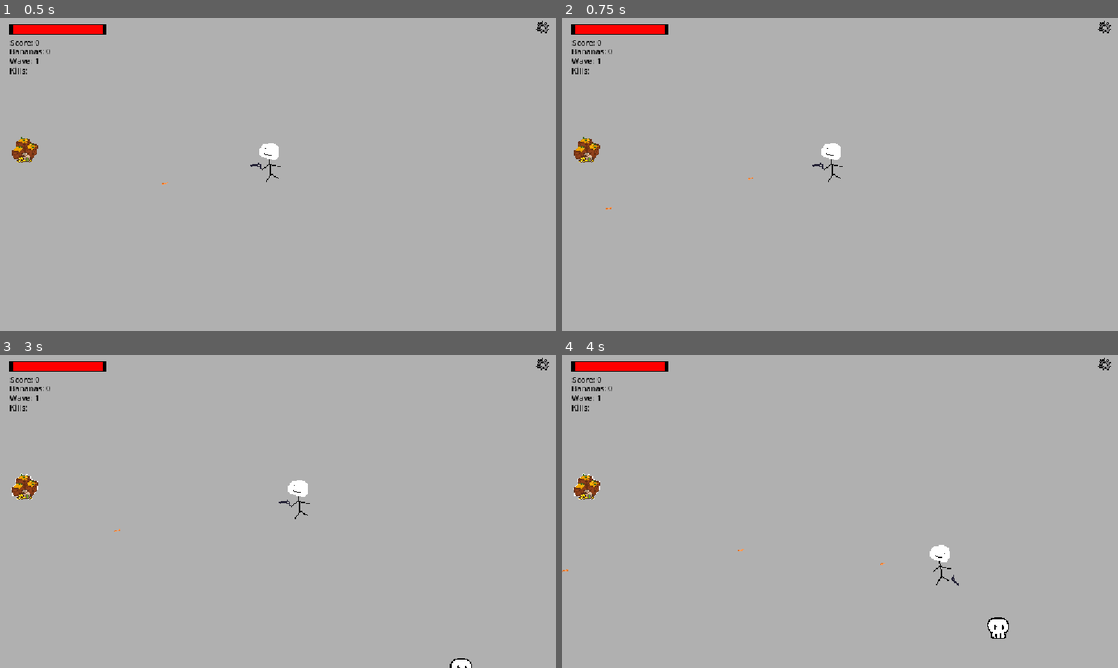
Above: before the commit, frames 1-4 (two rows, left to right).
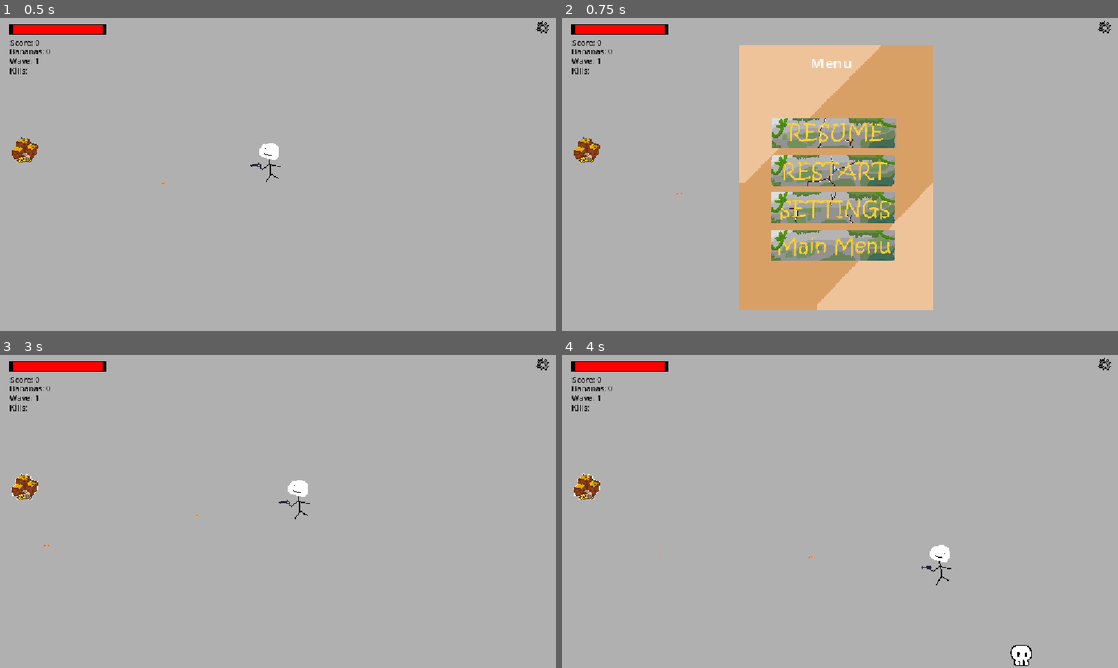
Above: after the commit, the same moments.

Repository: xjamal21/bullet-heaven-game-
Game: Godot game, scene res://tscnfiles/main_game.tscn
The game is run twice, just before and just after one commit, with the same random seed, the same clock (stepped at 60 frames per second) and the same inputs.
Inputs (mouse positions are in pixels of both pictures, inside the frame that each line leads up to):
- Up to frame 1 (0.5 s): no input
- Up to frame 2 (0.75 s): click (1106, 27) at 0.52 s
- Up to frame 3 (3 s): click (544, 364) at 1.27 s; click (22, 486) at 2 s; tap Enter at 2.75 s; hold D (move_right) from 2.78 s (still down)
- Up to frame 4 (4 s): release D (move_right) at 3.53 s; hold S (move_down) from 3.53 s (still down)

Frame 1 is identical in both runs. In frame 2, 27% of the frame differs, in the area x 7-67%, y 8-94%; in frame 3, 0.1%; in frame 4, 0.5%.

Commit message:
LMFAOFAOFOAFOAFOAOFOAFOA
LMAOFOFOAOFAOFOAFOAFOAOFAOFOA

Diff:
--- a/tscnfiles/game_over.gd
+++ b/gdscripts/game_over.gd
@@ -8,4 +8,5 @@
 	self.show()
 
 func _on_restart_pressed() -> void:
-	get_tree().reload_current_scene()
+	get_tree().paused = false
+	get_tree().change_scene_to_file("res://tscnfiles/main_game.tscn")
--- /dev/null
+++ b/gdscripts/menu.gd
@@ -0,0 +1,28 @@
+extends CanvasLayer
+
+func _ready() -> void:
+
+	visible = false
+
+func _unhandled_input(event: InputEvent) -> void:
+
+	if event.is_action_pressed("pause"):
+		togglepause()
+
+		get_viewport().set_input_as_handled()
+
+func togglepause() -> void:
+	visible = !visible
+	get_tree().paused = visible
+
+
+func _on_resume_pressed() -> void:
+	togglepause()
+
+
+func _on_settings_logo_pressed() -> void:
+	togglepause()
+
+func _on_main_menu_pressed() -> void:
+	togglepause()
+	get_tree().change_scene_to_file("res://tscnfiles/main_menu.tscn")
--- a/project.godot
+++ b/project.godot
@@ -50,6 +50,11 @@
 "events": [Object(InputEventKey,"resource_local_to_scene":false,"resource_name":"","device":-1,"window_id":0,"alt_press …(192 unchanged characters)…
 ]
 }
+pause={
+"deadzone": 0.2,
+"events": [Object(InputEventKey,"resource_local_to_scene":false,"resource_name":"","device":16,"window_id":0,"alt_pressed":false,"shift_pressed":false,"ctrl_pressed":false,"meta_pressed":false,"pressed":false,"keycode":0,"physical_keycode":4194305,"key_label":0,"unicode":0,"location":0,"echo":false,"script":null)
+]
+}
 
 [physics]
 
--- a/tscnfiles/main_game.tscn
+++ b/tscnfiles/main_game.tscn
@@ -11,13 +11,13 @@
 [ext_resource type="Script" uid="uid://cceutq7lcvjuk" path="res://gdscripts/bananastrack.gd" id="8_k3bpy"]
 [ext_resource type="Script" uid="uid://5ll0f2cix31i" path="res://gdscripts/health_bar.gd" id="8_mwx11"]
 [ext_resource type="Texture2D" uid="uid://u7g7i48bdwtv" path="res://assets/ui/SettingsLogo.png" id="9_r68jj"]
-[ext_resource type="Script" uid="uid://cjsx3ldnuda2n" path="res://tscnfiles/wavetrack.gd" id="10_4lmjw"]
+[ext_resource type="Script" uid="uid://cjsx3ldnuda2n" path="res://gdscripts/wavetrack.gd" id="10_4lmjw"]
 [ext_resource type="Texture2D" uid="uid://bqdnlsh1qm1d1" path="res://assets/ui/SettingsLogoPressed.png" id="10_r4ly5"]
-[ext_resource type="Script" uid="uid://bjsbwe5jkiusy" path="res://tscnfiles/kill_count.gd" id="11_mwx11"]
+[ext_resource type="Script" uid="uid://bjsbwe5jkiusy" path="res://gdscripts/kill_count.gd" id="11_mwx11"]
 [ext_resource type="Texture2D" uid="uid://dklf11qm7mv14" path="res://assets/ui/shopmenu.png" id="15_4exr0"]
 [ext_resource type="Texture2D" uid="uid://cyrmjepe1y03i" path="res://assets/ui/shopmenupressed.png" id="16_rh43n"]
 [ext_resource type="Texture2D" uid="uid://b8ky846uufm7x" path="res://assets/ui/shopmenuhovered.png" id="17_axlng"]
-[ext_resource type="Script" uid="uid://d4fknbtecb8mq" path="res://tscnfiles/game_over.gd" id="18_3x74b"]
+[ext_resource type="Script" uid="uid://d4fknbtecb8mq" path="res://gdscripts/game_over.gd" id="18_3x74b"]
 [ext_resource type="Texture2D" uid="uid://cmj6l80w66kdb" path="res://assets/background/temporarygameoverbg.png" id="19_pf6v2"]
 [ext_resource type="Texture2D" uid="uid://df5cppdtgghrl" path="res://assets/ui/MainMenu.png" id="20_kulx3"]
 [ext_resource type="Texture2D" uid="uid://toyy27cx0ubk" path="res://assets/items/MainMenuPressed.png" id="21_4ndpw"]
@@ -28,6 +28,13 @@
 [ext_resource type="Texture2D" uid="uid://xnir1u3ndx0m" path="res://assets/sfx/Quit.png" id="26_6w68q"]
 [ext_resource type="Texture2D" uid="uid://4neg6d6hnfe8" path="res://assets/ui/QuitPressed.png" id="27_rnvfk"]
 [ext_resource type="Texture2D" uid="uid://cxjr8ncsmn8ed" path="res://assets/sfx/QuitHovered.png" id="28_wpopy"]
+[ext_resource type="Texture2D" uid="uid://crd8vxk6s5i4x" path="res://assets/ui/Resume.png" id="29_60qr6"]
+[ext_resource type="Script" uid="uid://wpkd8ob1uryu" path="res://gdscripts/menu.gd" id="29_sbrmb"]
+[ext_resource type="Texture2D" uid="uid://cas60pmyavfll" path="res://assets/ui/ResumePressed.png" id="30_sbrmb"]
+[ext_resource type="Texture2D" uid="uid://dtkwlftuhm2t2" path="res://tscnfiles/ResumeHovered.png" id="31_m8xnv"]
+[ext_resource type="Texture2D" uid="uid://b0kcg5kewyq24" path="res://assets/sfx/Settings.png" id="32_164tm"]
+[ext_resource type="Texture2D" uid="uid://b7p8ihqa0cv4i" path="res://assets/ui/SettingsPressed.png" id="33_1m5ds"]
+[ext_resource type="Texture2D" uid="uid://71t1pjglk6mo" path="res://assets/ui/SettingsHovered.png" id="34_imxgn"]
 
 [sub_resource type="TileSetAtlasSource" id="TileSetAtlasSource_yx7mw"]
 texture = ExtResource("1_fr2d1")
@@ -4018,7 +4025,8 @@
 text = "Kills: "
 script = ExtResource("11_mwx11")
 
-[node name="Settings" type="TextureButton" parent="CanvasLayer" unique_id=848225105]
+[node name="SettingsLogo" type="TextureButton" parent="CanvasLayer" unique_id=848225105]
+process_mode = 3
 offset_left = 1109.0
 offset_top = 2.0
 offset_right = 1141.0
@@ -4037,6 +4045,7 @@
 
 [node name="GameOver" type="CanvasLayer" parent="." unique_id=1162898461]
 process_mode = 3
+visible = false
 script = ExtResource("18_3x74b")
 
 [node name="Sprite2D" type="Sprite2D" parent="GameOver" unique_id=1241602139]
@@ -4080,5 +4089,62 @@
 theme_override_font_sizes/font_size = 56
 text = "Game Over"
 
+[node name="Menu" type="CanvasLayer" parent="." unique_id=1000694835]
+process_mode = 3
+script = ExtResource("29_sbrmb")
+
+[node name="Sprite2D" type="Sprite2D" parent="Menu" unique_id=185987626]
+position = Vector2(567, 331.00003)
+scale = Vector2(1.5682642, 2.1426961)
+texture = ExtResource("19_pf6v2")
+
+[node name="Resume" type="TextureButton" parent="Menu" unique_id=838983466]
+offset_left = 435.0
+offset_top = 206.0
+offset_right = 691.0
+offset_bottom = 270.0
+texture_normal = ExtResource("29_60qr6")
+texture_pressed = ExtResource("30_sbrmb")
+texture_hover = ExtResource("31_m8xnv")
+
+[node name="Restart" type="TextureButton" parent="Menu" unique_id=105499474]
+offset_left = 434.0
+offset_top = 283.0
+offset_right = 690.0
+offset_bottom = 347.0
+texture_normal = ExtResource("23_du1b3")
+texture_pressed = ExtResource("24_m3cxp")
+texture_hover = ExtResource("25_w47a4")
+
+[node name="Settings" type="TextureButton" parent="Menu" unique_id=405165028]
+offset_left = 434.0
+offset_top = 361.0
+offset_right = 690.0
+offset_bottom = 425.0
+texture_normal = ExtResource("32_164tm")
+texture_pressed = ExtResource("33_1m5ds")
+texture_hover = ExtResource("34_imxgn")
+
+[node name="MainMenu" type="TextureButton" parent="Menu" unique_id=681623962]
+offset_left = 434.0
+offset_top = 439.0
+offset_right = 690.0
+offset_bottom = 503.0
+texture_normal = ExtResource("20_kulx3")
+texture_pressed = ExtResource("21_4ndpw")
+texture_hover = ExtResource("22_dn455")
+
+[node name="Label" type="Label" parent="Menu" unique_id=1801201445]
+offset_left = 514.00006
+offset_top = 76.0
+offset_right = 559.00006
+offset_bottom = 99.0
+scale = Vector2(1.9584728, 1.4902421)
+text = "Menu"
+
 [connection signal="timeout" from="Timer" to="." method="_on_timer_timeout"]
+[connection signal="pressed" from="CanvasLayer/SettingsLogo" to="Menu" method="_on_settings_logo_pressed"]
+[connection signal="pressed" from="CanvasLayer/SettingsLogo" to="Menu" method="_on_settings_pressed"]
 [connection signal="pressed" from="GameOver/Restart" to="GameOver" method="_on_restart_pressed"]
+[connection signal="pressed" from="Menu/Resume" to="Menu" method="_on_resume_pressed"]
+[connection signal="pressed" from="Menu/MainMenu" to="Menu" method="_on_main_menu_pressed"]
Binary file added: assets/sfx/Resume.png
Not shown, added: assets/sfx/Resume.png.import
Binary file added: assets/sfx/Settings.png
Not shown, added: assets/sfx/Settings.png.import
Binary file added: assets/ui/Resume.png
Not shown, added: assets/ui/Resume.png.import
Binary file added: assets/ui/ResumeHovered.png
Not shown, added: assets/ui/ResumeHovered.png.import
Binary file added: assets/ui/ResumePressed.png
Not shown, added: assets/ui/ResumePressed.png.import
Binary file added: assets/ui/SettingsHovered.png
Not shown, added: assets/ui/SettingsHovered.png.import
(and 12 more such lines)
